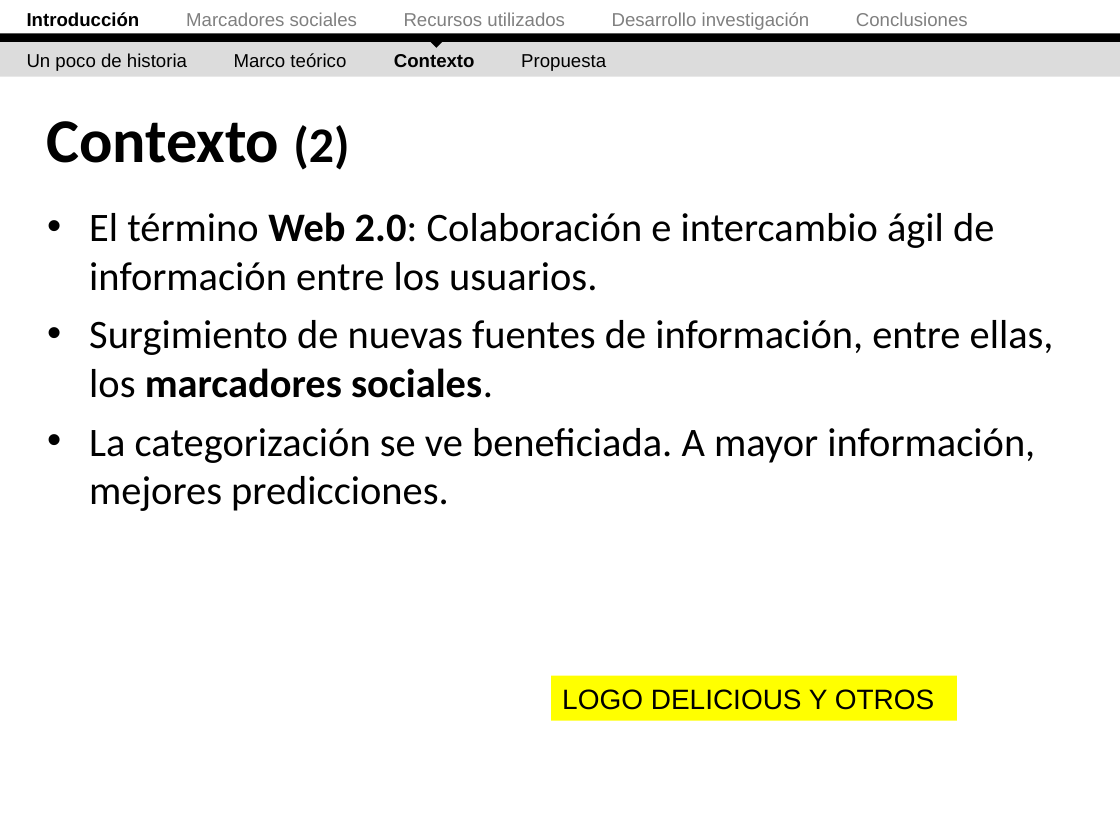
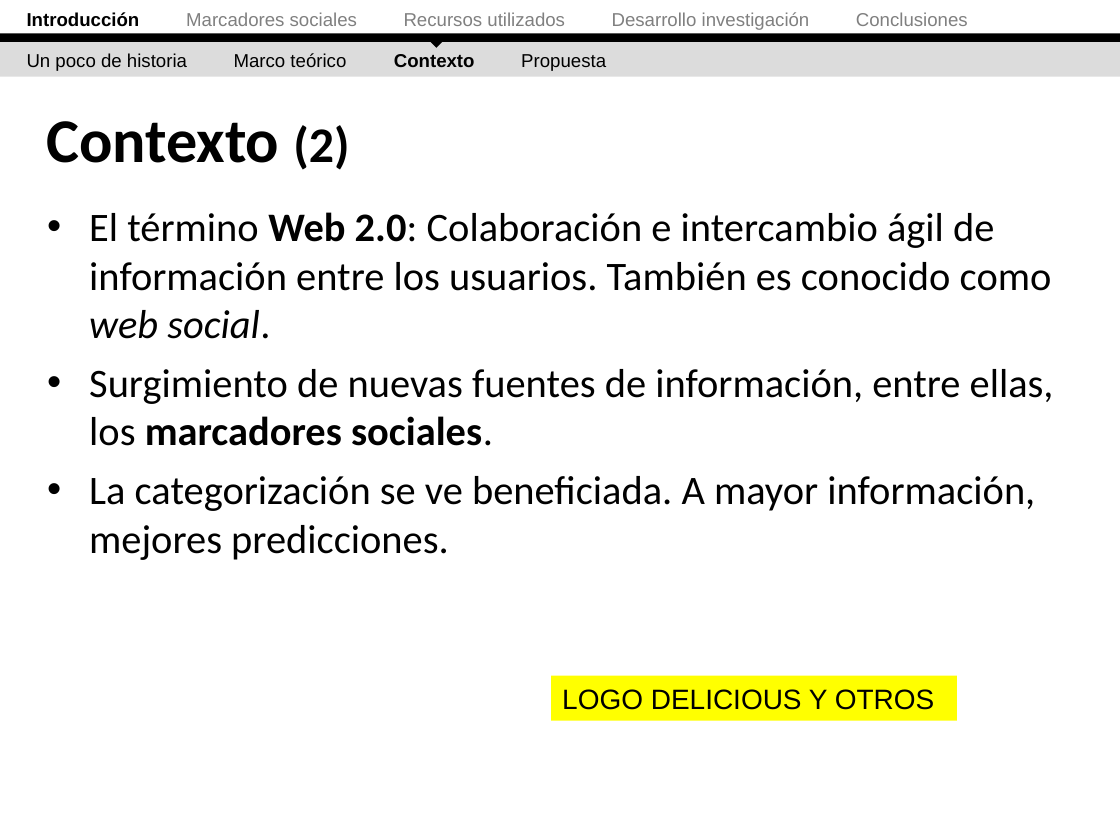
Before and after one commit to ak907kenai/nicotournetesis, a slide deck: slide 9 of docs_trunk/Presentación/Nicolás Tourné - Presentación Tesis (v2.1).ppt. Drawn at 1120x840 pixels with LibreOffice and Linux fonts; fonts in the diff are those of the drawing. Boxes give left, top, right and bottom in pixels: in the first picture for what was removed or moved away, otherwise in the second. Text is boxed around its words. In the diff, an @@ line names an element or a change of style, - is before the commit and + after.

```diff
--- a/docs_trunk/Presentación/Nicolás Tourné - Presentación Tesis (v2.1).ppt
+++ b/docs_trunk/Presentación/Nicolás Tourné - Presentación Tesis (v2.1).ppt
@@ text at box(89, 212, 1052, 339): text changed @@
-• El término Web 2.0: Colaboración e intercambio ágil de información entre los usuarios.
+• El término Web 2.0: Colaboración e intercambio ágil de información entre los usuarios. También es conocido como web social.
```
Also in this commit, not shown: 13 other slides changed, 4 slides added, 1 other file.
